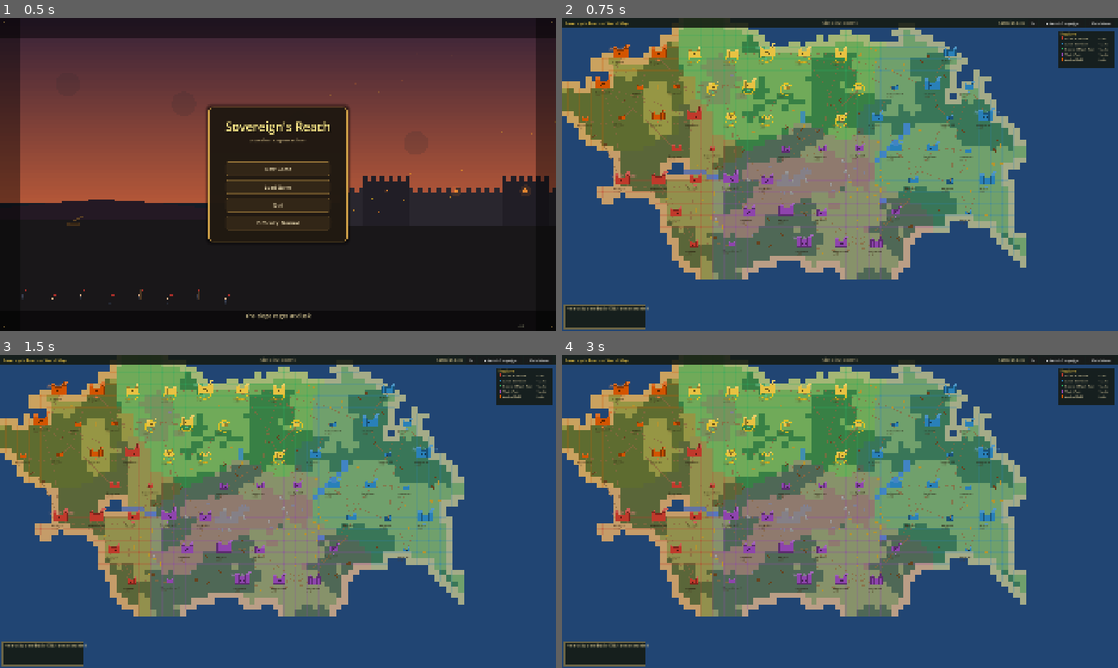
Above: before the commit, frames 1-4 (two rows, left to right).
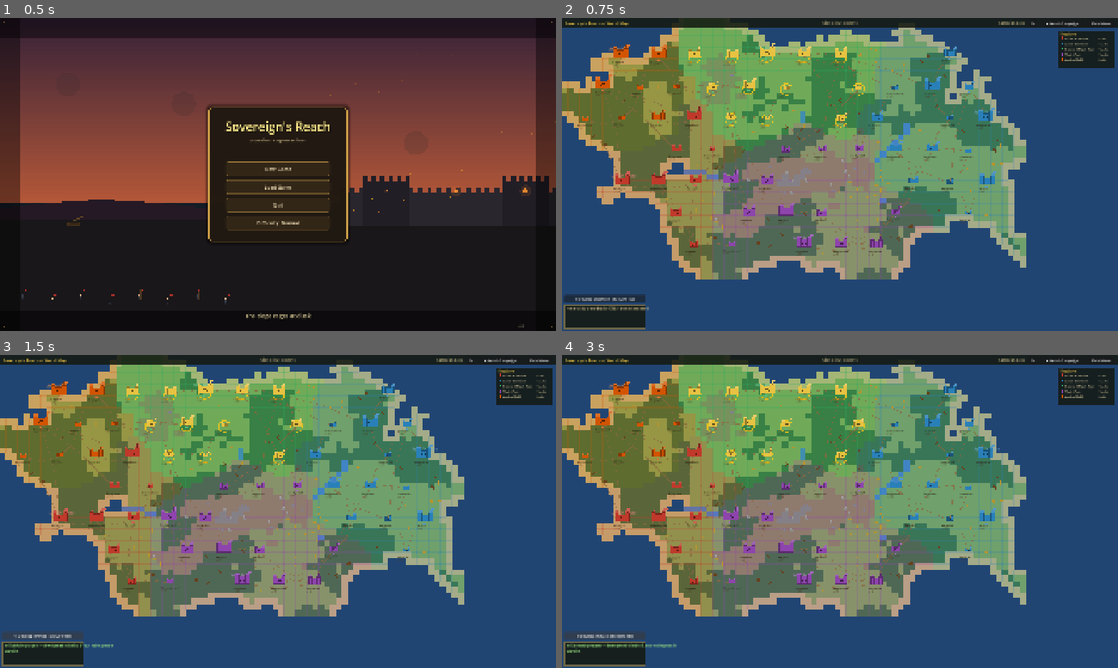
Above: after the commit, the same moments.

Repository: brotherphilip/sovereigns-reach
Game: Godot game, scene res://view/menu/MainMenuScene.tscn
Same seed, same stepped clock (60 frames per second), same inputs: the game is played once before the commit and once after it.
Inputs (mouse positions are in pixels of both pictures, inside the frame that each line leads up to):
- Up to frame 1 (0.5 s): no input
- Up to frame 2 (0.75 s): click "New Game" at 0.5 s
- Up to frame 3 (1.5 s): click (44, 636) at 1.25 s, where only the run after the commit has a clickable "⚒ Develop Duskholm (30g 20w 1…"
- Up to frame 4 (3 s): click (606, 636) at 2 s, where only the run after the commit has a clickable "⚒ Develop Ivywood (30g 20w 10…"; click (606, 636) at 2.75 s, where only the run after the commit has a clickable "⚒ Develop Eastmarch (30g 20w …"

Frame 1 is identical in both runs. In frame 2, 0.4% of the frame differs, in the area x 0-15%, y 88-91%; in frame 3, 0.6%; in frame 4, 0.7%, in the area x 0-55%, y 20-96%.

Commit message:
Playtest loop iter30: the strategic layer becomes interactive -- Develop your realm
The world map was spectator-only: the strategic backend (player-parity
develop/raise-army/campaign commands) existed and was tested, but nothing
was wired to the UI. Added shared, clock-independent GameState methods
(player_develop_city / can_player_develop_city / player_lowest_dev_city /
develop_city_cost; _cmd_develop_city now calls the shared one) and a
"Develop <city> (cost)" button on WorldMapScene that invests the realm's
treasury to grow your least-developed holding, with affordability gating,
a result line, and map refresh.

Live-verified (real click): "Duskholm prospers -- development raised to 1",
button rotated to next city. TestStrategicAI +7 direct-action tests (41/0).
Full suite green.

Co-Authored-By: Claude Opus 4.8 <noreply@anthropic.com>

Diff:
--- a/simulation/core/GameState.gd
+++ b/simulation/core/GameState.gd
@@ -1935,15 +1935,42 @@
 	return CampaignMap.kingdom_by_id(world, CampaignMap.player_faction_id(world))
 
 func _cmd_develop_city(cmd: Dictionary) -> bool:
+	return player_develop_city(cmd["payload"].get("city_id", -1))
+
+# ── Player strategic actions (shared by the command path AND the world-map UI) ──
+# The world map advances the strategic layer directly with the clock paused, so the
+# command queue isn't drained there — the WorldMap HUD calls these directly.
+
+# Invest in one of the player's own cities, spending the realm's treasury/resources to
+# raise its development by one. Returns true on success. Mirrors the AI's own growth.
+func player_develop_city(city_id: int) -> bool:
 	var k: Dictionary = _player_kingdom()
 	if k.is_empty():
 		return false
-	var city_id: int = cmd["payload"].get("city_id", -1)
 	if KingdomEconomy.develop_city(world, k, city_id):
 		var c: Dictionary = CampaignMap.city_by_id(world, city_id)
 		EventBus.city_developed.emit(k.get("id", -1), city_id, c.get("development", 0))
 		return true
 	return false
+
+# Can the player afford to develop the given city right now?
+func can_player_develop_city(city_id: int) -> bool:
+	var k: Dictionary = _player_kingdom()
+	return not k.is_empty() and KingdomEconomy.can_develop(world, k, city_id)
+
+# The player's least-developed owned city (the natural next investment), or -1.
+func player_lowest_dev_city() -> int:
+	var k: Dictionary = _player_kingdom()
+	if k.is_empty():
+		return -1
+	return KingdomEconomy.lowest_dev_city(world, k)
+
+# The gold/wood/stone cost to develop a city at its current level (for UI display).
+func develop_city_cost(city_id: int) -> Dictionary:
+	var c: Dictionary = CampaignMap.city_by_id(world, city_id)
+	if c.is_empty():
+		return {}
+	return KingdomEconomy.development_cost(c.get("development", c.get("tier", 0)))
 
 func _cmd_raise_army(cmd: Dictionary) -> bool:
 	var k: Dictionary = _player_kingdom()
--- a/tests/TestStrategicAI.gd
+++ b/tests/TestStrategicAI.gd
@@ -37,6 +37,7 @@
 	_run_pure_sim()
 	_run_determinism()
 	_run_live_integration()
+	_run_player_ui_actions()
 	_test_ai_building_economy()
 	print("\n=== Strategic AI Results: %d passed, %d failed ===" % [_pass, _fail])
 	quit(0 if _fail == 0 else 1)
@@ -229,6 +230,41 @@
 
 # ── C) Live integration: real game loop + player-parity commands ─────────────
 
+# The world map advances the strategic layer directly with the clock paused, so the
+# command queue isn't drained there — the Develop button calls GameState directly.
+# Verify those direct player-action methods (iter 30: the first interactive strategic control).
+func _run_player_ui_actions() -> void:
+	print("\n[D] Player world-map UI actions (direct, no command queue)")
+	var gs = root.get_node_or_null("GameState")
+	if gs == null:
+		ok("GameState autoload present", false)
+		return
+	gs.world = {}
+	gs.world["world_map"] = WorldMapData.generate(909090)
+	gs.world["selected_city_id"] = gs.world["world_map"]["cities"][0]["id"]
+	gs.players = []
+	CampaignMap.ensure_initialized(gs.world, gs.players)
+	var pfid: int = CampaignMap.player_faction_id(gs.world)
+
+	var cid: int = gs.player_lowest_dev_city()
+	ok("player_lowest_dev_city returns an owned city", cid >= 0 and CampaignMap.owner_of(CampaignMap.city_by_id(gs.world, cid)) == pfid)
+	var cost: Dictionary = gs.develop_city_cost(cid)
+	ok("develop_city_cost reports gold/wood/stone", cost.has("gold") and cost.has("wood") and cost.has("stone"))
+	ok("can_player_develop_city true with starting treasury", gs.can_player_develop_city(cid))
+
+	var dev_before: int = int(CampaignMap.city_by_id(gs.world, cid).get("development", 0))
+	var ok_dev: bool = gs.player_develop_city(cid)
+	var dev_after: int = int(CampaignMap.city_by_id(gs.world, cid).get("development", 0))
+	ok("player_develop_city succeeds (direct, no tick)", ok_dev)
+	ok("development rose by exactly 1", dev_after == dev_before + 1)
+
+	# Drain the realm's stores → the action is correctly gated as unaffordable.
+	var pk: Dictionary = CampaignMap.kingdom_by_id(gs.world, pfid)
+	pk["treasury"] = 0
+	pk["resources"] = {"wood": 0, "stone": 0, "iron": 0, "food": 0}
+	ok("can_player_develop_city false when stores are empty", not gs.can_player_develop_city(cid))
+	ok("player_develop_city refused when unaffordable", not gs.player_develop_city(cid))
+
 func _run_live_integration() -> void:
 	print("\n[C] Live integration via GameState + CommandQueue")
 	var gs = root.get_node_or_null("GameState")
--- a/view/worldmap/WorldMapScene.gd
+++ b/view/worldmap/WorldMapScene.gd
@@ -15,6 +15,7 @@
 var _watch_btn: Button = null
 var _watch_speed_btn: Button = null
 var _day_label: Label = null
+var _develop_btn: Button = null
 const WATCH_INTERVAL: float = 0.45      # real seconds per strategic day at speed 1
 
 func _ready() -> void:
@@ -107,6 +108,7 @@
 		advanced = true
 	if advanced:
 		_world_view.refresh()
+		_refresh_develop_btn()
 		if _day_label != null:
 			_day_label.text = "Campaign day %d" % GameState.strategic_day()
 
@@ -226,6 +228,17 @@
 	info_lbl.add_theme_color_override("font_color", Color(0.80, 0.74, 0.54))
 	info_panel.add_child(info_lbl)
 
+	# Player strategic action (the first interactive control — was watch/enter only):
+	# invest the realm's treasury to grow your least-developed holding.
+	_develop_btn = Button.new()
+	_develop_btn.name     = "DevelopBtn"
+	_develop_btn.position = Vector2(8, vp.y - 124)
+	_develop_btn.size     = Vector2(280, 28)
+	_develop_btn.add_theme_font_size_override("font_size", 12)
+	_develop_btn.pressed.connect(_on_develop_realm)
+	canvas.add_child(_develop_btn)
+	_refresh_develop_btn()
+
 	# Connect hover → info panel (show the hovered city's details)
 	_world_view.mouse_entered.connect(_on_mouse_entered_map)
 	_world_view.city_hovered.connect(_on_city_hovered)
@@ -268,6 +281,46 @@
 	_watch_speed = 1 if _watch_speed >= 4 else _watch_speed * 2
 	if _watch_speed_btn != null:
 		_watch_speed_btn.text = "%d×" % _watch_speed
+
+func _on_develop_realm() -> void:
+	var cid: int = GameState.player_lowest_dev_city()
+	if cid < 0:
+		_set_info("You hold no cities to develop.")
+		return
+	var city_name: String = GameState.get_city(cid).get("name", "your city")
+	if GameState.player_develop_city(cid):
+		var dev: int = int(GameState.get_city(cid).get("development", 0))
+		_set_info("⚒ %s prospers — development raised to %d. Your realm grows in standing." % [city_name, dev], Color(0.6, 0.9, 0.5))
+		if _world_view != null:
+			_world_view.refresh()
+	else:
+		_set_info("Cannot develop %s yet — the realm's treasury or stores are short." % city_name, Color(1.0, 0.6, 0.3))
+	_refresh_develop_btn()
+
+# Update the Develop button to name the next target city + its cost, and disable it
+# when the realm can't currently afford the investment.
+func _refresh_develop_btn() -> void:
+	if _develop_btn == null:
+		return
+	var cid: int = GameState.player_lowest_dev_city()
+	if cid < 0:
+		_develop_btn.text = "⚒ Develop Realm"
+		_develop_btn.disabled = true
+		return
+	var c: Dictionary = GameState.get_city(cid)
+	var cost: Dictionary = GameState.develop_city_cost(cid)
+	_develop_btn.text = "⚒ Develop %s  (%dg %dw %ds)" % [
+		c.get("name", "city"), int(cost.get("gold", 0)), int(cost.get("wood", 0)), int(cost.get("stone", 0))]
+	_develop_btn.disabled = not GameState.can_player_develop_city(cid)
+
+func _set_info(text: String, color: Color = Color(0.80, 0.74, 0.54)) -> void:
+	var canvas: CanvasLayer = get_node_or_null("HUD")
+	if canvas == null:
+		return
+	var info: Label = canvas.get_node_or_null("InfoPanel/InfoLabel")
+	if info != null:
+		info.text = text
+		info.add_theme_color_override("font_color", color)
 
 func _on_main_menu() -> void:
 	get_tree().change_scene_to_file("res://view/menu/MainMenuScene.tscn")
Not shown, changed: change.md
